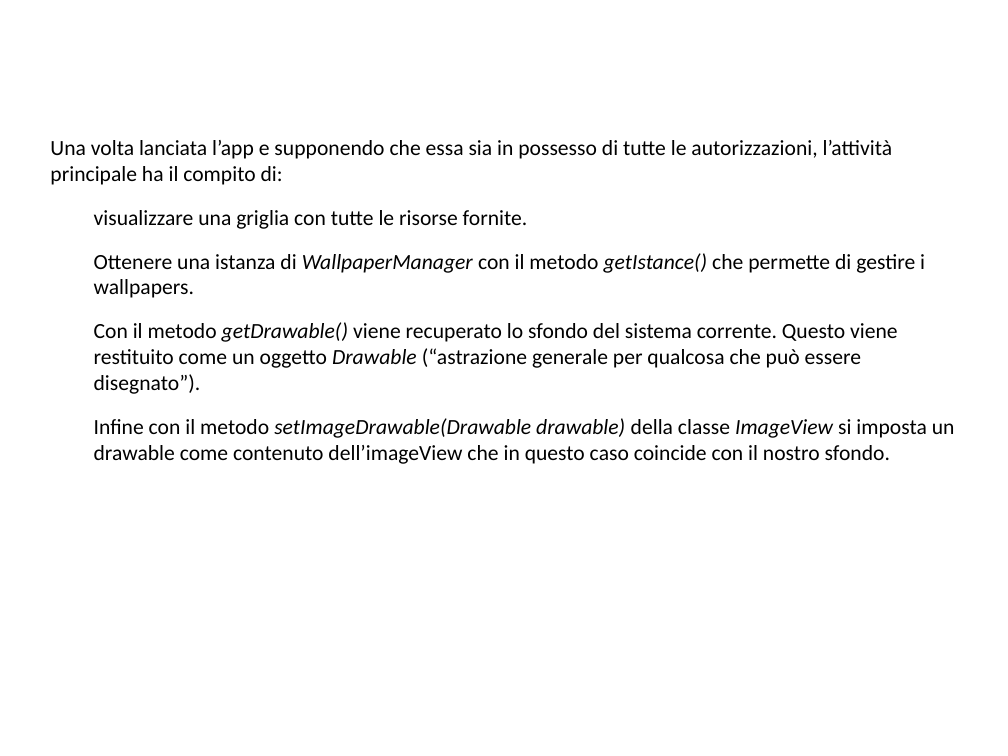
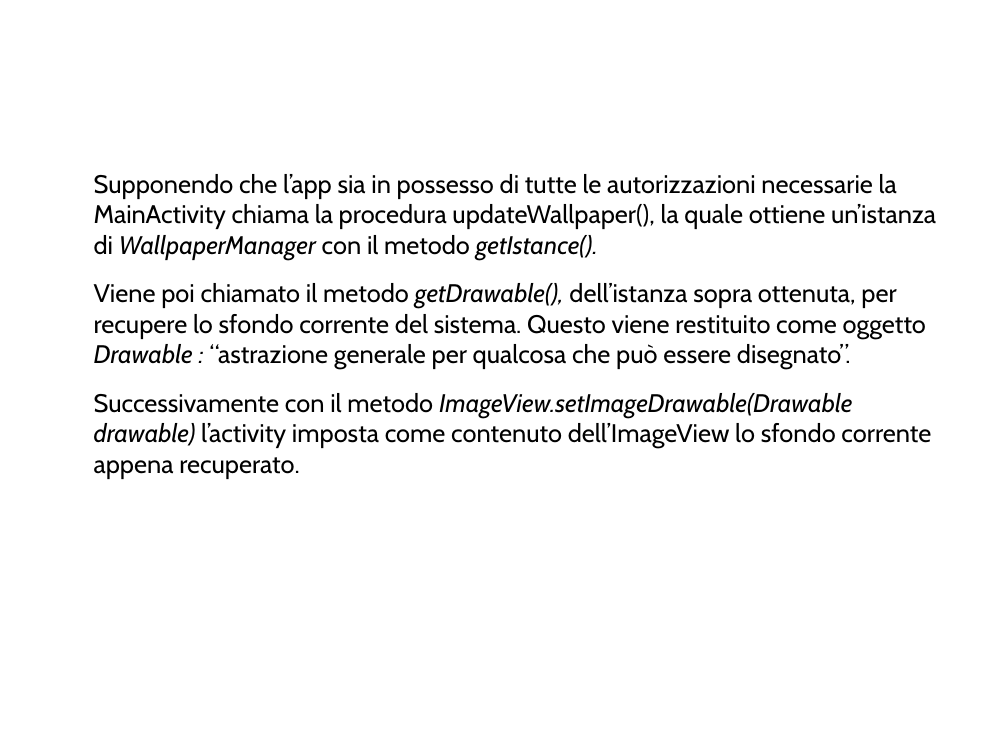
Before and after one commit to 0088024/Wallpaper_v4, a slide deck: slide 14 of ESONERO_WALLPAPERS_FPR-IOL2018(2).odp. Drawn at 1008x756 pixels with LibreOffice and Linux fonts; fonts in the diff are those of the drawing; background and template pictures are left out. Boxes give left, top, right and bottom in pixels: in the first picture for what was removed or moved away, otherwise in the second. Text is boxed around its words. In the diff, an @@ line names an element or a change of style, - is before the commit and + after.

Commit message:
migliorata grafica e inserita messaggio toast impostazione sfondo riuscita

```diff
--- a/ESONERO_WALLPAPERS_FPR-IOL2018(2).odp
+++ b/ESONERO_WALLPAPERS_FPR-IOL2018(2).odp
@@ text at (94,174,936,479): text changed; size 17 to 20 pt; font Calibri to Cabin @@
-Una volta lanciata l’app e supponendo che essa sia in possesso di tutte le autorizzazioni, l’attività principale ha il compito di:
-• visualizzare una griglia con tutte le risorse fornite.
-• Ottenere una istanza di WallpaperManager con il metodo getIstance() che permette di gestire i wallpapers.
-● Con il metodo getDrawable() viene recuperato lo sfondo del sistema corrente. Questo viene restituito come un oggetto Drawable (“astrazione generale per qualcosa che può essere disegnato”).
-● Infine con il metodo setImageDrawable(Drawable drawable) della classe ImageView si imposta un drawable come contenuto dell’imageView che in questo caso coincide con il nostro sfondo.
+• Supponendo che l’app sia in possesso di tutte le autorizzazioni necessarie la MainActivity chiama la procedura updateWallpaper(), la quale ottiene un’istanza di WallpaperManager con il metodo getIstance().
+● Viene poi chiamato il metodo getDrawable(), dell’istanza sopra ottenuta, per recupere lo sfondo corrente del sistema. Questo viene restituito come oggetto Drawable : “astrazione generale per qualcosa che può essere disegnato”.
+● Successivamente con il metodo ImageView.setImageDrawable(Drawable drawable) l’activity imposta come contenuto dell’ImageView lo sfondo corrente appena recuperato.
```
Also in this commit, not shown: 16 other slides changed, 2 slides added, 12 slides removed.
